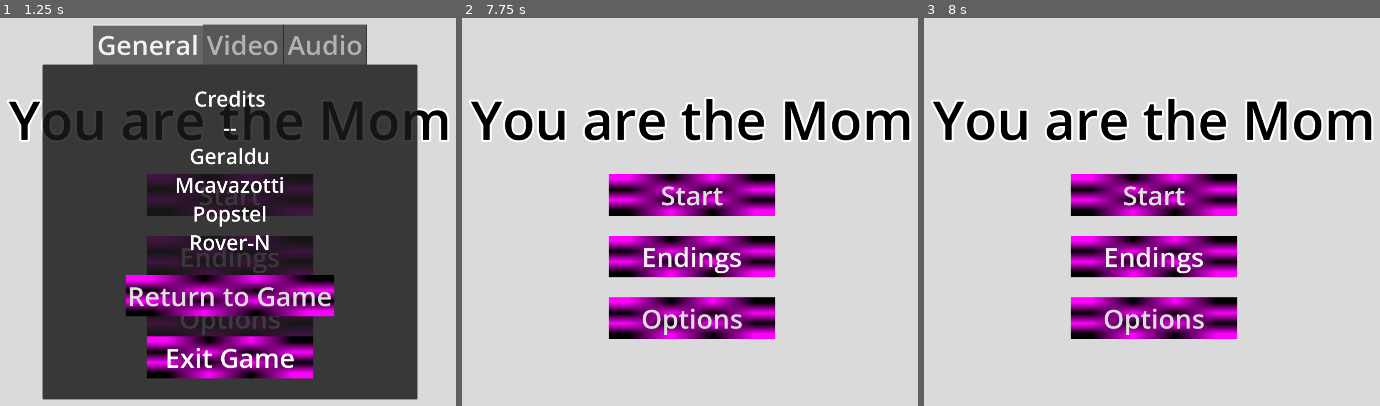
Above: before the commit, frames 1-3 (left to right).
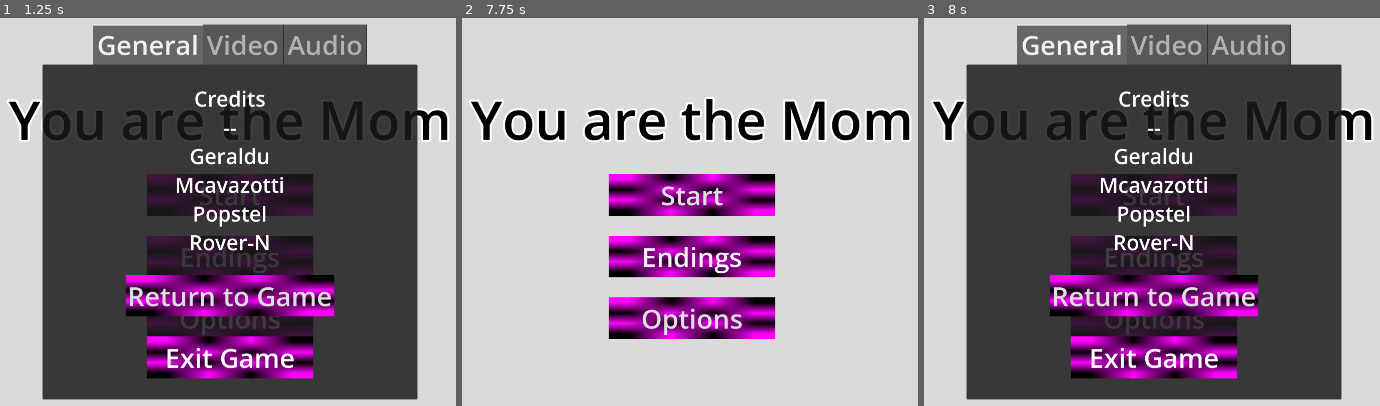
Above: after the commit, the same moments.

Repository: mcavazotti/shovel-jam-2025
Game: Godot game, scene res://Scenes/title.tscn
Two runs of this game, one before a commit and one after it. Both use one fixed random seed, a clock stepped at 60 frames per second and the inputs below. After the commit the project has no main scene; this scene is started directly in both runs.
Inputs (mouse positions are in pixels of both pictures, inside the frame that each line leads up to):
- Up to frame 1 (1.25 s): click "Options" at 0.5 s
- Up to frame 2 (7.75 s): click "Return to Game" at 1.25 s; click "Start" at 2 s; click "Start" at 2.75 s; click "Endings" at 3.5 s; tap Enter at 4.25, 5.75, 7.25 s; move the mouse to (867, 188) at 4.27 s; hold D (Move_Right, bound only after the commit) 4.28-5.03 s; tap Space at 5, 6.5 s; move the mouse to (530, 235) at 5.02 s; hold S (Move_Down, bound only after the commit) 5.03-5.78 s; move the mouse to (772, 111) at 5.77 s; hold D (Move_Right, bound only after the commit) 5.78-6.53 s; move the mouse to (653, 301) at 6.52 s; hold W (Move_Up, bound only after the commit) 6.53-7.28 s; move the mouse to (outside the picture) at 7.27 s; hold A (Move_Left, bound only after the commit) from 7.28 s (still down)
- Up to frame 3 (8 s): keep holding A (Move_Left, bound only after the commit); tap Escape (Pause, bound only after the commit) at 7.9 s

Frames 1-2 are identical in both runs. In frame 3, 73% of the frame differs, in the area x 9-92%, y 1-99%.

Commit message:
Mom and camera and solution for options menu

Diff:
--- /dev/null
+++ b/Assets/Mats/Bounce_shader.tres
@@ -0,0 +1,9 @@
+[gd_resource type="ShaderMaterial" load_steps=2 format=3 uid="uid://y5eoycmoultw"]
+
+[ext_resource type="Shader" uid="uid://dxef5pfxbekt3" path="res://Scripts/breathe.gdshader" id="1_ykjre"]
+
+[resource]
+shader = ExtResource("1_ykjre")
+shader_parameter/speed = 3.5
+shader_parameter/inverse_amplitude = 16.0
+shader_parameter/size = 0.9
--- /dev/null
+++ b/Scenes/camera_2d.gd
@@ -0,0 +1,11 @@
+extends Camera2D
+
+@export var player: CharacterBody2D
+@onready var size: Vector2i = get_viewport_rect().size
+
+func _process(_delta):
+	update_position()
+
+func update_position():
+	var current_cell: Vector2i = Vector2i(player.global_position) / size
+	global_position = current_cell * size
--- /dev/null
+++ b/Scenes/home.tscn
@@ -0,0 +1,130 @@
+[gd_scene load_steps=19 format=3 uid="uid://bb2hl8tark6g3"]
+
+[ext_resource type="Texture2D" uid="uid://caps3eyvc0mt3" path="res://Assets/Art/undercloset.png" id="1_jjai4"]
+[ext_resource type="Texture2D" uid="uid://dtv6nhm71doil" path="res://Assets/Art/Kitchen.png" id="2_t7s13"]
+[ext_resource type="Texture2D" uid="uid://cij3065fgcvc2" path="res://Assets/Art/Bathroom1.png" id="3_lddgv"]
+[ext_resource type="Texture2D" uid="uid://dl6dadmmkk3ro" path="res://Assets/Art/intomud.png" id="4_smgrs"]
+[ext_resource type="Texture2D" uid="uid://bdl1ejqhsrkfu" path="res://Assets/Art/mudroom.png" id="5_dyher"]
+[ext_resource type="Texture2D" uid="uid://bu7w24cbm6ybp" path="res://Assets/Art/Enter.png" id="6_ppvi3"]
+[ext_resource type="Texture2D" uid="uid://cc1xn4bgtvns0" path="res://Assets/Art/stairroom.png" id="7_848r5"]
+[ext_resource type="Texture2D" uid="uid://de5rckmrbd1i7" path="res://Assets/Art/bathunderbed.png" id="8_pkgvh"]
+[ext_resource type="Texture2D" uid="uid://2uj05ci6tdjc" path="res://Assets/Art/bedenter.png" id="9_7wmtr"]
+[ext_resource type="Texture2D" uid="uid://dvgn2krilm50b" path="res://Assets/Art/bed.png" id="10_y6p71"]
+[ext_resource type="Texture2D" uid="uid://br8y4j1uje8ww" path="res://Assets/Art/enterstairroom.png" id="11_ayluw"]
+[ext_resource type="PackedScene" uid="uid://bsqhqkxu74jve" path="res://Scenes/mom.tscn" id="12_guf2q"]
+[ext_resource type="Script" uid="uid://dp6kqo21d8sh3" path="res://Scenes/camera_2d.gd" id="13_0qnmp"]
+[ext_resource type="PackedScene" uid="uid://7q65lapufcsh" path="res://Scenes/itemSpawnerControler.tscn" id="14_dyher"]
+[ext_resource type="PackedScene" uid="uid://be5y6f8jhr140" path="res://Scenes/pause_game.tscn" id="14_smgrs"]
+[ext_resource type="Texture2D" uid="uid://cgcqg1s53711j" path="res://Assets/Art/garage1.png" id="15_dyher"]
+[ext_resource type="PackedScene" uid="uid://c4lk76dkkl632" path="res://Items/itemSpawner.tscn" id="15_ppvi3"]
+[ext_resource type="Texture2D" uid="uid://byu86u4b2o8s2" path="res://Assets/Art/garage2.png" id="16_ppvi3"]
+
+[node name="Home" type="Node2D"]
+
+[node name="Level Design" type="Node2D" parent="."]
+
+[node name="Undercloset" type="Sprite2D" parent="Level Design"]
+position = Vector2(4800, 1620)
+texture = ExtResource("1_jjai4")
+
+[node name="Kitchen" type="Sprite2D" parent="Level Design"]
+position = Vector2(6720, 1620)
+texture = ExtResource("2_t7s13")
+
+[node name="Bathroom1" type="Sprite2D" parent="Level Design"]
+position = Vector2(6720, 540)
+texture = ExtResource("3_lddgv")
+
+[node name="Intomud" type="Sprite2D" parent="Level Design"]
+position = Vector2(6720, 2700)
+texture = ExtResource("4_smgrs")
+
+[node name="Mudroom" type="Sprite2D" parent="Level Design"]
+position = Vector2(8640, 2700)
+texture = ExtResource("5_dyher")
+
+[node name="Enter" type="Sprite2D" parent="Level Design"]
+position = Vector2(4800, 540)
+texture = ExtResource("6_ppvi3")
+
+[node name="Stairroom" type="Sprite2D" parent="Level Design"]
+position = Vector2(4800, 2700)
+texture = ExtResource("7_848r5")
+
+[node name="Bathunderbed" type="Sprite2D" parent="Level Design"]
+position = Vector2(960, 2700)
+texture = ExtResource("8_pkgvh")
+
+[node name="Bedenter" type="Sprite2D" parent="Level Design"]
+position = Vector2(2880, 1620)
+texture = ExtResource("9_7wmtr")
+
+[node name="Bed" type="Sprite2D" parent="Level Design"]
+position = Vector2(960, 1620)
+texture = ExtResource("10_y6p71")
+
+[node name="Enterstairroom" type="Sprite2D" parent="Level Design"]
+position = Vector2(2880, 2700)
+texture = ExtResource("11_ayluw")
+
+[node name="Garage1" type="Sprite2D" parent="Level Design"]
+position = Vector2(8640, 1620)
+texture = ExtResource("15_dyher")
+
+[node name="Garage2" type="Sprite2D" parent="Level Design"]
+position = Vector2(8640, 540)
+texture = ExtResource("16_ppvi3")
+
+[node name="itemSpawnerControler" parent="." instance=ExtResource("14_dyher")]
+
+[node name="ItemSpawners" type="Node2D" parent="."]
+
+[node name="ItemSpawner2" parent="ItemSpawners" instance=ExtResource("15_ppvi3")]
+position = Vector2(4236, 944)
+
+[node name="ItemSpawner3" parent="ItemSpawners" instance=ExtResource("15_ppvi3")]
+position = Vector2(6476, 1212)
+
+[node name="ItemSpawner4" parent="ItemSpawners" instance=ExtResource("15_ppvi3")]
+position = Vector2(7153, 903)
+
+[node name="ItemSpawner5" parent="ItemSpawners" instance=ExtResource("15_ppvi3")]
+position = Vector2(7495, 1607)
+
+[node name="ItemSpawner6" parent="ItemSpawners" instance=ExtResource("15_ppvi3")]
+position = Vector2(6731, 1790)
+
+[node name="ItemSpawner7" parent="ItemSpawners" instance=ExtResource("15_ppvi3")]
+position = Vector2(1306, 3081)
+
+[node name="ItemSpawner8" parent="ItemSpawners" instance=ExtResource("15_ppvi3")]
+position = Vector2(1673, 1380)
+
+[node name="ItemSpawner9" parent="ItemSpawners" instance=ExtResource("15_ppvi3")]
+position = Vector2(7911, 2805)
+
+[node name="ItemSpawner10" parent="ItemSpawners" instance=ExtResource("15_ppvi3")]
+position = Vector2(8217, 2799)
+
+[node name="ItemSpawner11" parent="ItemSpawners" instance=ExtResource("15_ppvi3")]
+position = Vector2(7850, 237)
+
+[node name="ItemSpawner12" parent="ItemSpawners" instance=ExtResource("15_ppvi3")]
+position = Vector2(7850, 506)
+
+[node name="ItemSpawner13" parent="ItemSpawners" instance=ExtResource("15_ppvi3")]
+position = Vector2(7874, 726)
+
+[node name="ItemSpawner" parent="ItemSpawners" instance=ExtResource("15_ppvi3")]
+position = Vector2(4009, 934)
+
+[node name="Mom" parent="." instance=ExtResource("12_guf2q")]
+position = Vector2(6164, 1673)
+speed = 500.0
+
+[node name="Camera2D" type="Camera2D" parent="." node_paths=PackedStringArray("player")]
+anchor_mode = 0
+script = ExtResource("13_0qnmp")
+player = NodePath("../Mom")
+
+[node name="PauseGame" parent="." instance=ExtResource("14_smgrs")]
--- /dev/null
+++ b/Scenes/mom.tscn
@@ -0,0 +1,21 @@
+[gd_scene load_steps=5 format=3 uid="uid://bsqhqkxu74jve"]
+
+[ext_resource type="Script" uid="uid://dsewlmpvsohbl" path="res://Scripts/mom.gd" id="1_1838s"]
+[ext_resource type="Texture2D" uid="uid://65nugvsyg18p" path="res://Assets/Art/Mom_placehold.png" id="1_jgf88"]
+[ext_resource type="Material" uid="uid://y5eoycmoultw" path="res://Assets/Mats/Bounce_shader.tres" id="2_5i5ap"]
+
+[sub_resource type="CapsuleShape2D" id="CapsuleShape2D_1838s"]
+radius = 70.0
+height = 300.0
+
+[node name="Mom" type="CharacterBody2D"]
+motion_mode = 1
+script = ExtResource("1_1838s")
+
+[node name="MomPlacehold" type="Sprite2D" parent="."]
+material = ExtResource("2_5i5ap")
+scale = Vector2(0.5, 0.5)
+texture = ExtResource("1_jgf88")
+
+[node name="CollisionShape2D" type="CollisionShape2D" parent="."]
+shape = SubResource("CapsuleShape2D_1838s")
--- a/Scenes/options.tscn
+++ b/Scenes/options.tscn
@@ -23,6 +23,8 @@
 font_size = 32
 
 [node name="Options" type="Control"]
+process_mode = 3
+visible = false
 layout_mode = 3
 anchors_preset = 8
 anchor_left = 0.5
--- /dev/null
+++ b/Scenes/pause_game.tscn
@@ -0,0 +1,6 @@
+[gd_scene load_steps=2 format=3 uid="uid://be5y6f8jhr140"]
+
+[ext_resource type="Script" uid="uid://dwtho1ie82pp7" path="res://Scripts/pause_game.gd" id="1_bwpif"]
+
+[node name="PauseGame" type="Node"]
+script = ExtResource("1_bwpif")
--- /dev/null
+++ b/Scenes/test_world.tscn
@@ -0,0 +1,48 @@
+[gd_scene load_steps=9 format=3 uid="uid://brd2hf47y6b3y"]
+
+[ext_resource type="Texture2D" uid="uid://byuiad8beri1l" path="res://Assets/Art/20250715_150632.jpg" id="1_707cn"]
+[ext_resource type="PackedScene" uid="uid://bsqhqkxu74jve" path="res://Scenes/mom.tscn" id="1_skmq4"]
+[ext_resource type="Script" uid="uid://dp6kqo21d8sh3" path="res://Scenes/camera_2d.gd" id="2_au00k"]
+
+[sub_resource type="QuadMesh" id="QuadMesh_au00k"]
+size = Vector2(1920, 1080)
+
+[sub_resource type="Gradient" id="Gradient_au00k"]
+
+[sub_resource type="GradientTexture1D" id="GradientTexture1D_mq1bj"]
+gradient = SubResource("Gradient_au00k")
+
+[sub_resource type="Gradient" id="Gradient_707cn"]
+colors = PackedColorArray(1, 1, 1, 1, 0, 0, 0, 1)
+
+[sub_resource type="GradientTexture1D" id="GradientTexture1D_iwv7r"]
+gradient = SubResource("Gradient_707cn")
+
+[node name="World" type="Node2D"]
+
+[node name="MeshInstance2D" type="MeshInstance2D" parent="."]
+visible = false
+position = Vector2(960, 540)
+mesh = SubResource("QuadMesh_au00k")
+texture = SubResource("GradientTexture1D_mq1bj")
+
+[node name="MeshInstance2D2" type="MeshInstance2D" parent="."]
+visible = false
+position = Vector2(2880, 540)
+mesh = SubResource("QuadMesh_au00k")
+texture = SubResource("GradientTexture1D_iwv7r")
+
+[node name="20250715150632" type="Sprite2D" parent="."]
+visible = false
+position = Vector2(5160, 1255)
+rotation = 0.0174533
+texture = ExtResource("1_707cn")
+
+[node name="Mom" parent="." instance=ExtResource("1_skmq4")]
+position = Vector2(5873, 1996)
+speed = 500.0
+
+[node name="Camera2D" type="Camera2D" parent="." node_paths=PackedStringArray("player")]
+anchor_mode = 0
+script = ExtResource("2_au00k")
+player = NodePath("../Mom")
--- a/Scenes/title.tscn
+++ b/Scenes/title.tscn
@@ -1,8 +1,9 @@
-[gd_scene load_steps=11 format=3 uid="uid://chkp5ltal2l4n"]
+[gd_scene load_steps=12 format=3 uid="uid://chkp5ltal2l4n"]
 
 [ext_resource type="Script" uid="uid://bpgo2y51du13a" path="res://Scripts/buttons_and_title.gd" id="1_ekrfg"]
 [ext_resource type="Texture2D" uid="uid://c70r0ll0sbh6x" path="res://Assets/Art/Speaker_Icon.png" id="2_2qdx2"]
 [ext_resource type="PackedScene" uid="uid://3hso8cn4h0xh" path="res://Scenes/options.tscn" id="2_yosvi"]
+[ext_resource type="PackedScene" uid="uid://be5y6f8jhr140" path="res://Scenes/pause_game.tscn" id="3_fp2oq"]
 
 [sub_resource type="LabelSettings" id="LabelSettings_4obfb"]
 font_size = 128
@@ -127,8 +128,10 @@
 expand_mode = 1
 
 [node name="Options" parent="." instance=ExtResource("2_yosvi")]
-visible = false
+process_mode = 2
 layout_mode = 1
+
+[node name="PauseGame" parent="." instance=ExtResource("3_fp2oq")]
 
 [connection signal="pressed" from="Buttons and Title/Start" to="Buttons and Title" method="_on_start_pressed"]
 [connection signal="pressed" from="Buttons and Title/Endings" to="Buttons and Title" method="_on_endings_pressed"]
--- /dev/null
+++ b/Scripts/breathe.gdshader
@@ -0,0 +1,19 @@
+shader_type canvas_item;
+
+uniform float speed = 1.5;
+uniform float inverse_amplitude = 8.0;
+uniform float size = 1.0;
+
+void vertex() {
+	VERTEX.y *= (sin(speed * TIME) / inverse_amplitude + size);
+
+}
+
+void fragment() {
+	// Called for every pixel the material is visible on.
+}
+
+//void light() {
+//	// Called for every pixel for every light affecting the CanvasItem.
+//	// Uncomment to replace the default light processing function with this one.
+//}
--- a/Scripts/insertDataInItems.gd
+++ b/Scripts/insertDataInItems.gd
@@ -37,7 +37,7 @@
 
 			var button = itemInHouse.get_children()[0] #button always on first index
 			#changeTextureItem(itemInHouse, item["image"], button)
-			changeTextureItem(itemInHouse, "res://Assets/Hana Stare.png", button)
+			changeTextureItem(itemInHouse, "res://Assets/Art/Hana Stare.png", button)
 
 			var area2d = itemInHouse.get_children()[1] #buttons always on secound index
 			changeArea2d(area2d, itemInHouse)
--- /dev/null
+++ b/Scripts/mom.gd
@@ -0,0 +1,15 @@
+extends CharacterBody2D
+
+@export var speed: float = 300.0
+
+func get_input():
+	var input_direction = Input.get_vector("Move_Left", "Move_Right", "Move_Up", "Move_Down")
+	velocity = input_direction * speed
+	if velocity.x < 0:
+		$MomPlacehold.flip_h = false
+	if velocity.x > 0:
+		$MomPlacehold.flip_h = true
+
+func _physics_process(_delta):
+	get_input()
+	move_and_slide()
--- a/Scripts/options_menu.gd
+++ b/Scripts/options_menu.gd
@@ -2,10 +2,12 @@
 
 
 func _on_options_pressed():
-	visible = !visible
+	get_tree().paused = true
+	visible = true
 
 
 func _on_return_pressed():
+	get_tree().paused = false
 	visible = false
 
 
--- /dev/null
+++ b/Scripts/pause_game.gd
@@ -0,0 +1,13 @@
+extends Node
+
+func _ready():
+	process_mode = Node.PROCESS_MODE_ALWAYS
+	var options_menu = preload("res://Scenes/options.tscn").instantiate()
+
+	add_child(options_menu)
+
+
+func _input(_event: InputEvent):
+	if Input.is_action_just_pressed("Pause"):
+		get_tree().paused = !get_tree().paused
+		get_node("Options").visible = !get_node("Options").visible
--- a/house.tscn
+++ /dev/null
@@ -1,29 +0,0 @@
-[gd_scene load_steps=3 format=3 uid="uid://q2atuesd34yb"]
-
-[ext_resource type="PackedScene" uid="uid://7q65lapufcsh" path="res://Scenes/itemSpawnerControler.tscn" id="1_metfq"]
-[ext_resource type="PackedScene" uid="uid://c4lk76dkkl632" path="res://Items/itemSpawner.tscn" id="2_metfq"]
-
-[node name="House" type="Node2D"]
-
-[node name="itemSpawnerControler" parent="." instance=ExtResource("1_metfq")]
-
-[node name="ItemSpawner" parent="." instance=ExtResource("2_metfq")]
-position = Vector2(1022, 529)
-
-[node name="ItemSpawner2" parent="." instance=ExtResource("2_metfq")]
-position = Vector2(462, 420)
-
-[node name="ItemSpawner3" parent="." instance=ExtResource("2_metfq")]
-position = Vector2(1022, 529)
-
-[node name="ItemSpawner4" parent="." instance=ExtResource("2_metfq")]
-position = Vector2(1022, 529)
-
-[node name="ItemSpawner5" parent="." instance=ExtResource("2_metfq")]
-position = Vector2(1022, 529)
-
-[node name="ItemSpawner6" parent="." instance=ExtResource("2_metfq")]
-position = Vector2(699, 704)
-
-[node name="ItemSpawner7" parent="." instance=ExtResource("2_metfq")]
-position = Vector2(1505, 404)
--- a/project.godot
+++ b/project.godot
@@ -11,7 +11,6 @@
 [application]
 
 config/name="Shovel Jam 2025"
-run/main_scene="uid://q2atuesd34yb"
 config/features=PackedStringArray("4.4", "Forward Plus")
 config/icon="res://icon.svg"
 
@@ -27,6 +26,7 @@
 window/size/viewport_height=1080
 window/size/mode=3
 window/stretch/mode="viewport"
+mouse_cursor/custom_image="uid://ds222moaccjjy"
 
 [dotnet]
 
@@ -36,6 +36,38 @@
 
 Item=""
 
+[input]
+
+Pause={
+"deadzone": 0.2,
+"events": [Object(InputEventKey,"resource_local_to_scene":false,"resource_name":"","device":-1,"window_id":0,"alt_pressed":false,"shift_pressed":false,"ctrl_pressed":false,"meta_pressed":false,"pressed":false,"keycode":0,"physical_keycode":4194305,"key_label":0,"unicode":0,"location":0,"echo":false,"script":null)
+]
+}
+Move_Up={
+"deadzone": 0.2,
+"events": [Object(InputEventKey,"resource_local_to_scene":false,"resource_name":"","device":-1,"window_id":0,"alt_pressed":false,"shift_pressed":false,"ctrl_pressed":false,"meta_pressed":false,"pressed":false,"keycode":0,"physical_keycode":87,"key_label":0,"unicode":119,"location":0,"echo":false,"script":null)
+, Object(InputEventKey,"resource_local_to_scene":false,"resource_name":"","device":-1,"window_id":0,"alt_pressed":false,"shift_pressed":false,"ctrl_pressed":false,"meta_pressed":false,"pressed":false,"keycode":0,"physical_keycode":4194320,"key_label":0,"unicode":0,"location":0,"echo":false,"script":null)
+]
+}
+Move_Down={
+"deadzone": 0.2,
+"events": [Object(InputEventKey,"resource_local_to_scene":false,"resource_name":"","device":-1,"window_id":0,"alt_pressed":false,"shift_pressed":false,"ctrl_pressed":false,"meta_pressed":false,"pressed":false,"keycode":0,"physical_keycode":83,"key_label":0,"unicode":115,"location":0,"echo":false,"script":null)
+, Object(InputEventKey,"resource_local_to_scene":false,"resource_name":"","device":-1,"window_id":0,"alt_pressed":false,"shift_pressed":false,"ctrl_pressed":false,"meta_pressed":false,"pressed":false,"keycode":0,"physical_keycode":4194322,"key_label":0,"unicode":0,"location":0,"echo":false,"script":null)
+]
+}
+Move_Left={
+"deadzone": 0.2,
+"events": [Object(InputEventKey,"resource_local_to_scene":false,"resource_name":"","device":-1,"window_id":0,"alt_pressed":false,"shift_pressed":false,"ctrl_pressed":false,"meta_pressed":false,"pressed":false,"keycode":0,"physical_keycode":65,"key_label":0,"unicode":97,"location":0,"echo":false,"script":null)
+, Object(InputEventKey,"resource_local_to_scene":false,"resource_name":"","device":-1,"window_id":0,"alt_pressed":false,"shift_pressed":false,"ctrl_pressed":false,"meta_pressed":false,"pressed":false,"keycode":0,"physical_keycode":4194319,"key_label":0,"unicode":0,"location":0,"echo":false,"script":null)
+]
+}
+Move_Right={
+"deadzone": 0.2,
+"events": [Object(InputEventKey,"resource_local_to_scene":false,"resource_name":"","device":-1,"window_id":0,"alt_pressed":false,"shift_pressed":false,"ctrl_pressed":false,"meta_pressed":false,"pressed":false,"keycode":0,"physical_keycode":68,"key_label":0,"unicode":100,"location":0,"echo":false,"script":null)
+, Object(InputEventKey,"resource_local_to_scene":false,"resource_name":"","device":-1,"window_id":0,"alt_pressed":false,"shift_pressed":false,"ctrl_pressed":false,"meta_pressed":false,"pressed":false,"keycode":0,"physical_keycode":4194321,"key_label":0,"unicode":0,"location":0,"echo":false,"script":null)
+]
+}
+
 [layer_names]
 
 2d_physics/layer_2="itemInHouse"
Not shown, added: Assets/Art/20250715_150632.jpg.import
Not shown, added: Assets/Art/20250715_150800.jpg.import
Binary file added: Assets/Art/Bathroom1.png
Not shown, added: Assets/Art/Bathroom1.png.import
Binary file added: Assets/Art/Cursor.png
Not shown, added: Assets/Art/Cursor.png.import
Binary file added: Assets/Art/Enter.png
Not shown, added: Assets/Art/Enter.png.import
Renamed: Assets/Hana Stare.png -> Assets/Art/Hana Stare.png
Not shown, added: Assets/Art/Hana Stare.png.import
Renamed: Scenes/IMG_3517.jpeg -> Assets/Art/IMG_3517.jpeg
Not shown, added: Assets/Art/IMG_3517.jpeg.import
(and 42 more such lines)
